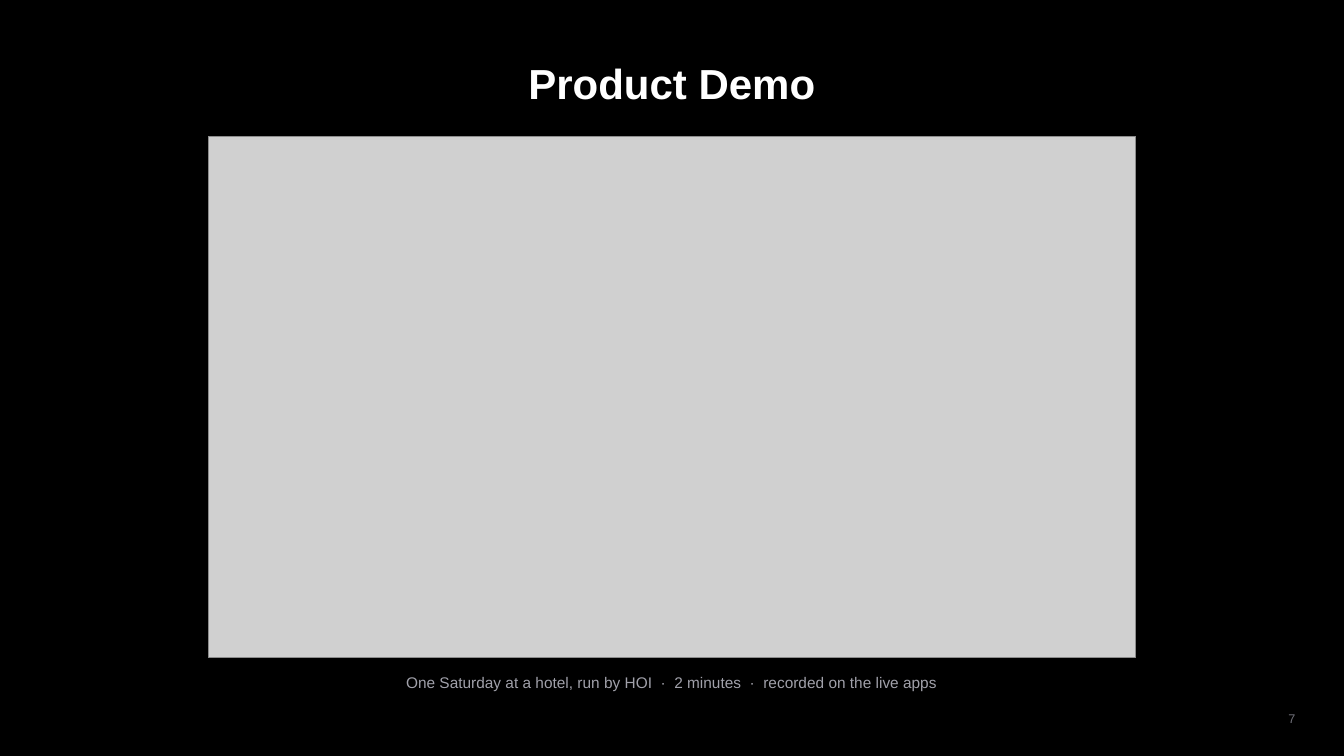
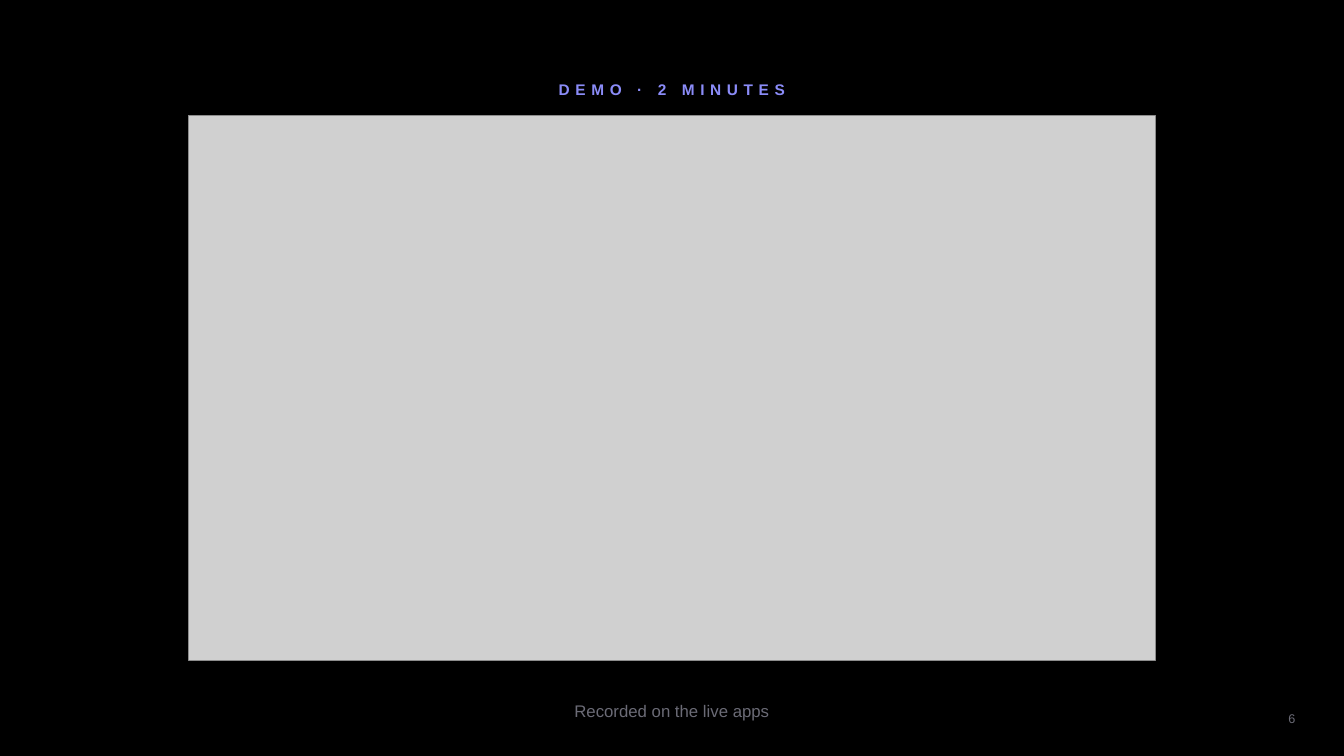
Before and after one commit to Ashu-Stark/Hospitality-, a slide deck: slide 6 of docs/HOI_Final_Pitch.pptx (slide 7 before the commit). Drawn at 1344x756 pixels with LibreOffice and Linux fonts; fonts in the diff are those of the drawing; grey boxes stand for pictures. Boxes give left, top, right and bottom in pixels: in the first picture for what was removed or moved away, otherwise in the second. Text is boxed around its words. In the diff, an @@ line names an element or a change of style, - is before the commit and + after.

```diff
--- a/docs/HOI_Final_Pitch.pptx
+++ b/docs/HOI_Final_Pitch.pptx
@@ text at [559,84,785,95]: text changed; size 30 to 11 pt; text colour #FFFFFF to #8B8CF8 @@
-Product Demo
+DEMO · 2 MINUTES
@@ picture: place and size @@
-picture at [209,136,1136,657]
+picture at [189,116,1156,660]
@@ text "Recorded on the live apps" at [574,705,769,721]: vertical alignment top to middle @@
@@ text at [574,705,769,721]: text changed; size 11 to 12 pt; text colour #A1A1AA to #6B6B76 @@
-One Saturday at a hotel, run by HOI · 2 minutes · recorded on the live apps
+Recorded on the live apps
@@ page number at [1288,714,1295,723]: text changed; text colour #71717A to #6B6B76 @@
-7
+6
```
Also in this commit, not shown: 2 other slides changed, 8 slides added, 9 slides removed.
